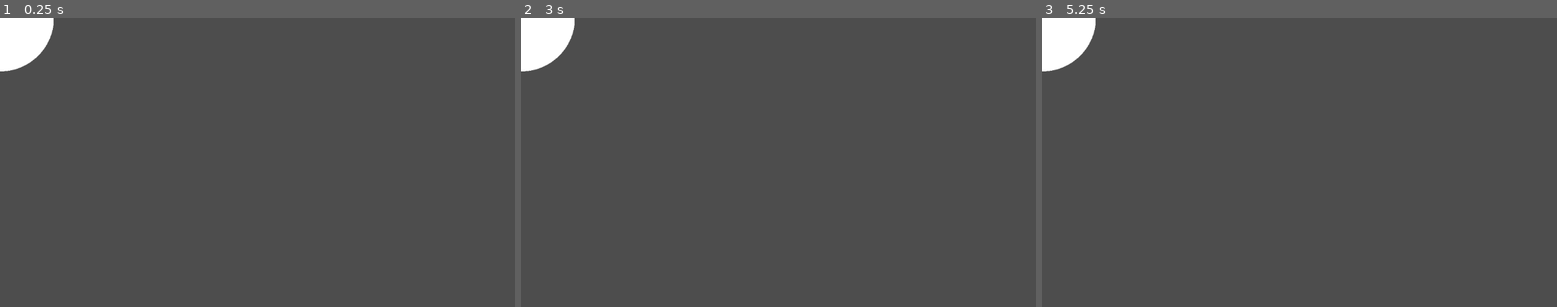
Above: before the commit, frames 1-3 (left to right).
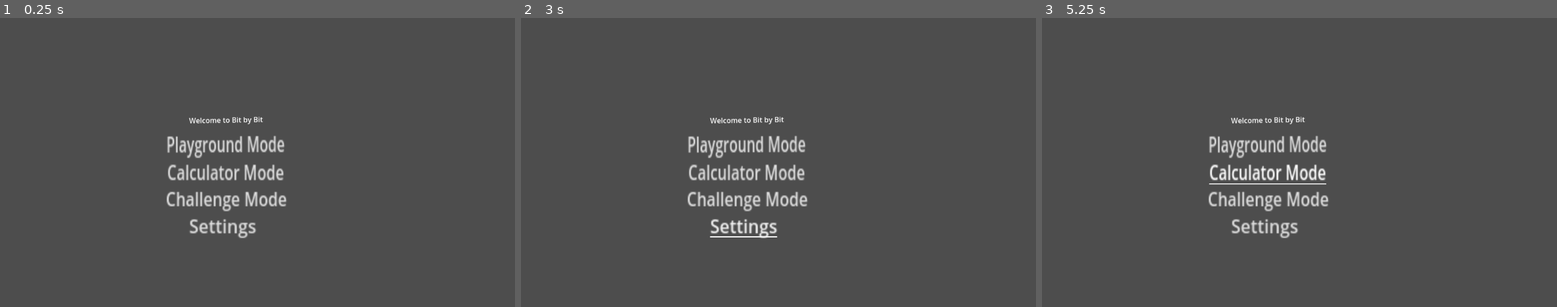
Above: after the commit, the same moments.

Repository: cyberneel/bit-by-bit
Game: Godot game, scene res://Scenes/main_menu.tscn
Same seed, same stepped clock (60 frames per second), same inputs: the game is played once before the commit and once after it. Before the commit the project starts from res://Scenes/presets/input.tscn.
Inputs (mouse positions are in pixels of both pictures, inside the frame that each line leads up to):
- Up to frame 1 (0.25 s): no input
- Up to frame 2 (3 s): tap Enter at 0.5, 2 s; move the mouse to (891, 148) at 0.52 s; press the mouse at (891, 148) at 0.53 s; tap Space at 1.25, 2.75 s; move the mouse to (675, 176) at 1.27 s; release the mouse at (675, 176) at 1.28 s; click (675, 176) at 1.35 s; move the mouse to (830, 98) at 2.02 s; press the mouse at (830, 98) at 2.03 s; move the mouse to (752, 220) at 2.77 s; release the mouse at (752, 220) at 2.78 s; click (752, 220) at 2.85 s
- Up to frame 3 (5.25 s): tap Enter at 3.5 s; move the mouse to (1454, 205) at 3.52 s; press the mouse at (1454, 205) at 3.53 s; tap Space at 4.25 s; move the mouse to (1145, 119) at 4.27 s; release the mouse at (1145, 119) at 4.28 s; click (1145, 119) at 4.35 s; move the mouse to (1325, 162) at 5.02 s; press the mouse at (1325, 162) at 5.03 s

The runs differ from the first frame. In frame 1, 4.1% of the frame differs, in the area x 0-56%, y 0-77%; in frame 2, 4.2%; in frame 3, 4.3%.

Commit message:
i hate github merge conflicts

Diff:
--- a/Scenes/main_menu.tscn
+++ b/Scenes/main_menu.tscn
@@ -11,8 +11,9 @@
 offset_top = 248.0
 offset_right = 508.0
 offset_bottom = 288.0
+rotation = -0.00514891
 scale = Vector2(1.94802, 2.98586)
-theme = SubResource("Theme_l4aj7")
+theme = SubResource("Theme_tp271")
 theme_type_variation = &"#ffff"
 shortcut = SubResource("Shortcut_wvy20")
 text = "Playground Mode"
@@ -47,10 +48,10 @@
 underline = 1
 
 [node name="LinkButton4" type="LinkButton" parent="."]
-offset_left = 375.0
-offset_top = 444.0
-offset_right = 485.0
-offset_bottom = 484.0
+offset_left = 423.0
+offset_top = 436.0
+offset_right = 533.0
+offset_bottom = 476.0
 scale = Vector2(2.42464, 2.59456)
-text = "Settings Mode"
+text = "Settings"
 underline = 1
--- a/project.godot
+++ b/project.godot
@@ -11,17 +11,9 @@
 [application]
 
 config/name="Bit by Bit"
-run/main_scene="res://Scenes/presets/input.tscn"
+run/main_scene="res://Scenes/main_menu.tscn"
 config/features=PackedStringArray("4.3", "GL Compatibility")
 config/icon="res://icon.svg"
-
-[input]
-
-click={
-"deadzone": 0.5,
-"events": [Object(InputEventMouseButton,"resource_local_to_scene":false,"resource_name":"","device":-1,"window_id":0,"alt_pressed":false,"shift_pressed":false,"ctrl_pressed":false,"meta_pressed":false,"button_mask":0,"position":Vector2(0, 0),"global_position":Vector2(0, 0),"factor":1.0,"button_index":1,"canceled":false,"pressed":false,"double_click":false,"script":null)
-]
-}
 
 [rendering]
 
Not shown: 1 places in Scenes/main_menu.tscn that only renumber resources
Not shown, added: assets/sprites/Untitled.png.import
